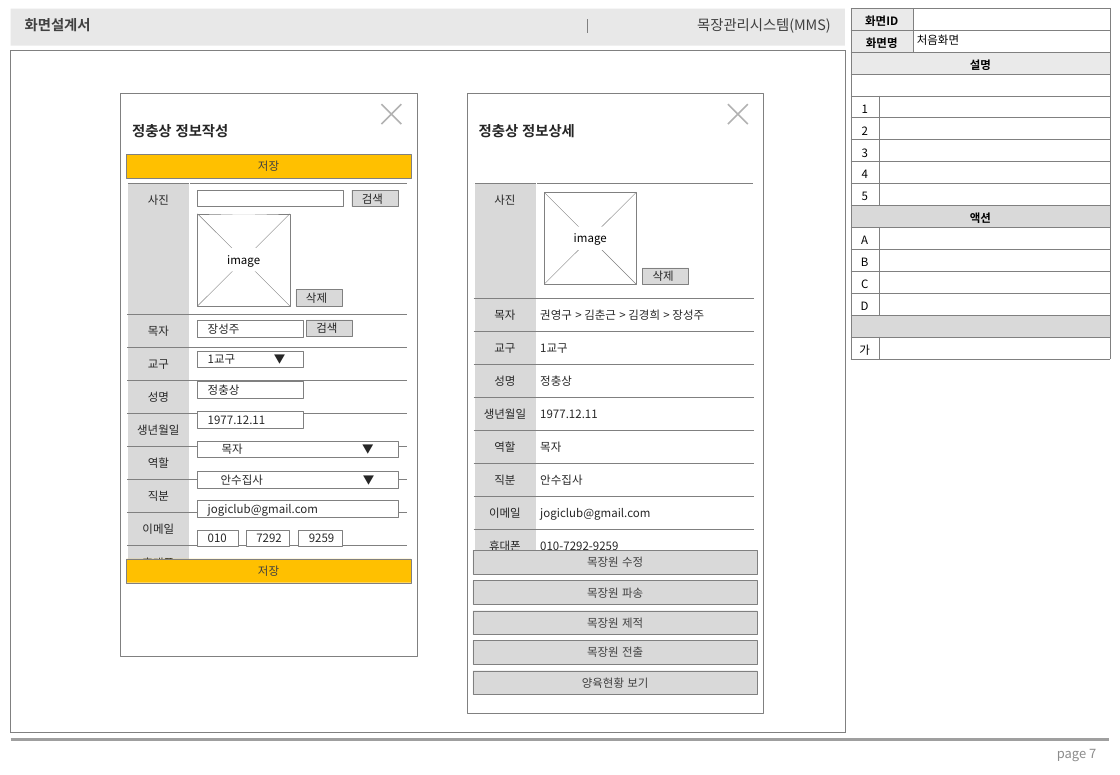
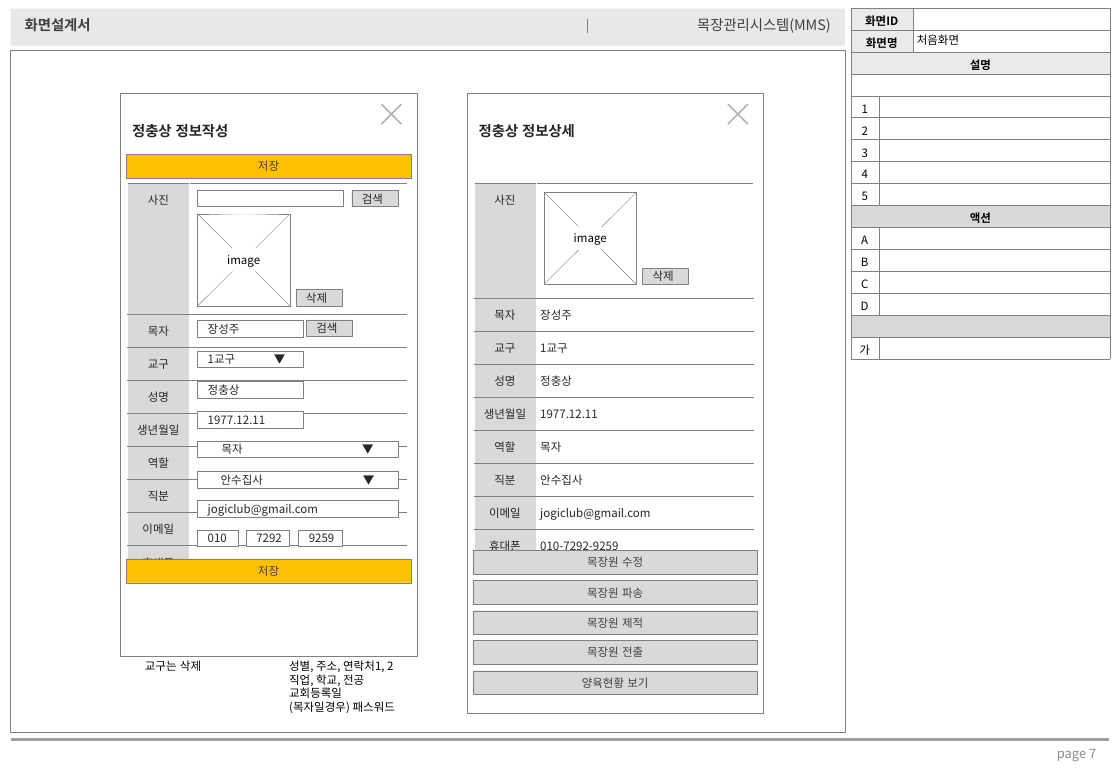
Before and after one commit to gusfot/oe-mokjang, a slide deck: slide 7 of doc/화면설계서_목장관리시스템.pptx. Drawn at 1120x775 pixels with LibreOffice and Linux fonts; fonts in the diff are those of the drawing. Boxes give left, top, right and bottom in pixels: in the first picture for what was removed or moved away, otherwise in the second. Text is boxed around its words. In the diff, an @@ line names an element or a change of style, - is before the commit and + after.

```diff
--- a/doc/화면설계서_목장관리시스템.pptx
+++ b/doc/화면설계서_목장관리시스템.pptx
@@ table at bbox=[474, 183, 753, 555] @@
-row 2, column 2: 권영구 > 김춘근 > 김경희 > 장성주
+row 2, column 2: 장성주
@@ text added at bbox=[145, 660, 201, 671], 8 pt, text #000000 @@
+교구는 삭제
@@ text added at bbox=[289, 660, 395, 713], 8 pt, text #000000 @@
+성별, 주소, 연락처1, 2
+직업, 학교, 전공
+교회등록일
+(목자일경우) 패스워드
```
Also in this commit, not shown: 2 other slides changed.
